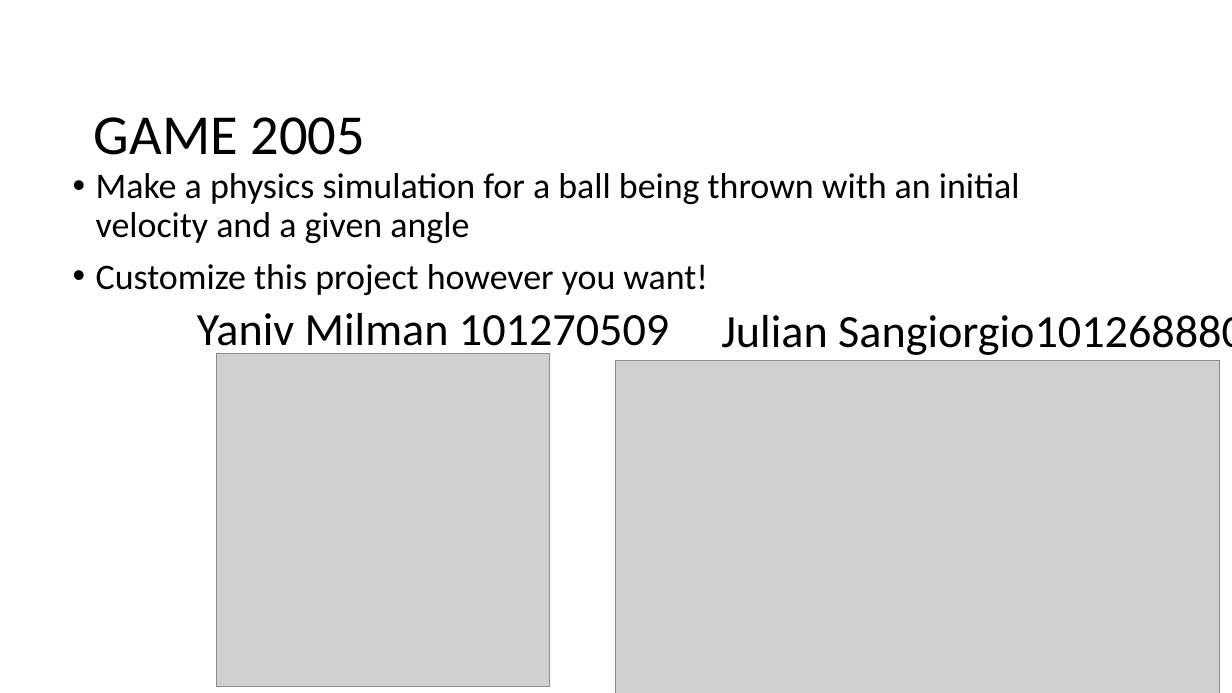
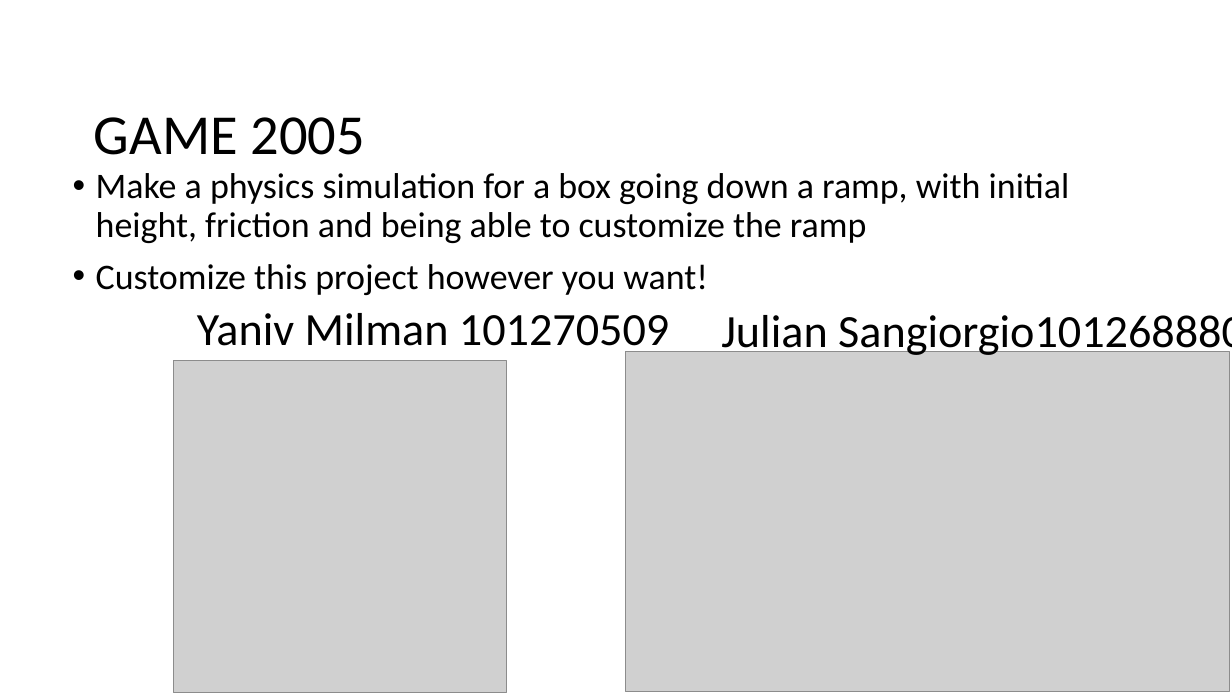
Before and after one commit to TheMemeMeister/SDL_Engine, a slide deck: slide 1 of PhysicsA1.pptx (slide 2 before the commit). Drawn at 1232x693 pixels with LibreOffice and Linux fonts; fonts in the diff are those of the drawing; grey boxes stand for pictures. Boxes give left, top, right and bottom in pixels: in the first picture for what was removed or moved away, otherwise in the second. Text is boxed around its words. In the diff, an @@ line names an element or a change of style, - is before the commit and + after.

```diff
--- a/PhysicsA1.pptx
+++ b/PhysicsA1.pptx
@@ text at (96,173,1070,243): text changed @@
-• Make a physics simulation for a ball being thrown with an initial velocity and a given angle
+• Make a physics simulation for a box going down a ramp, with initial height, friction and being able to customize the ramp
@@ picture: place and size @@
-picture at (616,360,1220,693)
+picture at (626,352,1229,692)
@@ picture: place and size @@
-picture at (216,353,549,686)
+picture at (174,360,506,693)
```
Also in this commit, not shown: 1 slide removed, 4 other files.
